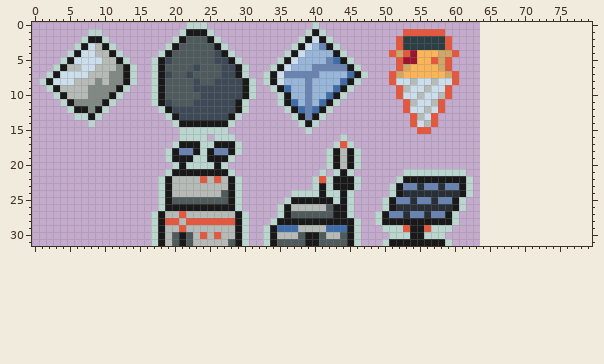
Pixel-art file: Assets/sprites/Main_Spritesheet.aseprite. The first picture shows the starting point.
64x32 pixels, 1 frame. The old version is drawn lined up with the new one, on the new canvas.
After the commit:
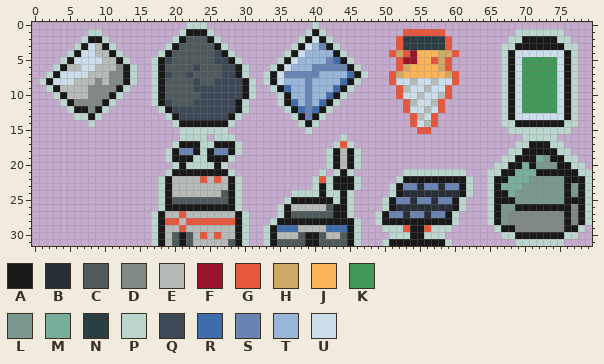
Palette (. is transparent): A #191919  B #282f37  C #4f5a5c  D #818985  E #b6bbb7  F #99152c  G #e7573e  H #cfa867  J #fbb559  K #429858  L #799890  M #79ad9c  N #2a3e43  P #bbd5cf  Q #3e4957  R #3f6cab  S #6983b3  T #98b6d9  U #ccdeec
Change:
canvas 64x32 -> 80x32
Changed rows in their new state; - is an unchanged pixel.
first column x 65:
 1 ----PPPPPPP----
 2 ---PPAAAAAPP---
 3 --PPAAAAAAAPP--
 4 --PAUUUUUUUAP--
 5 --PAUKKKKKUAP--
 6 --PAUKKKKKUAP--
 7 --PAUKKKKKUAP--
 8 --PAUKKKKKUAP--
 9 --PAUKKKKKUAP--
10 --PAUKKKKKUAP--
11 --PAUKKKKKUAP--
12 --PAUKKKKKUAP--
13 --PAUUUUUUUAP--
14 --PPAAAAAAAPP--
15 ---PPPPPPPPP---
16 -----PPPPP-----
17 ----PPAAAPP----
18 ---PPAAAAAPP---
19 --PPAAAMLAAPP--
20 -PPAAMALLLAAPP-
21 PPAAMMMAAAAAAPP
22 PAAMMMLLLLLAAAP
23 PAMMMLLLLLLALAP
24 PAAMLLLLLLLALAP
25 PAAALLLLLLLAAAP
26 PALLAAAAAAAADAP
27 PALDDDDDDDDADAP
28 PALDDDDDDDDADAP
29 -PAADDDDDDDAAP-
30 --PPAAAAAAAPP--
31 ----PPPPPPP----
Pixel boxes of the changes (left, top, right, bottom) in both pictures:
added: (487, 29, 592, 246)
